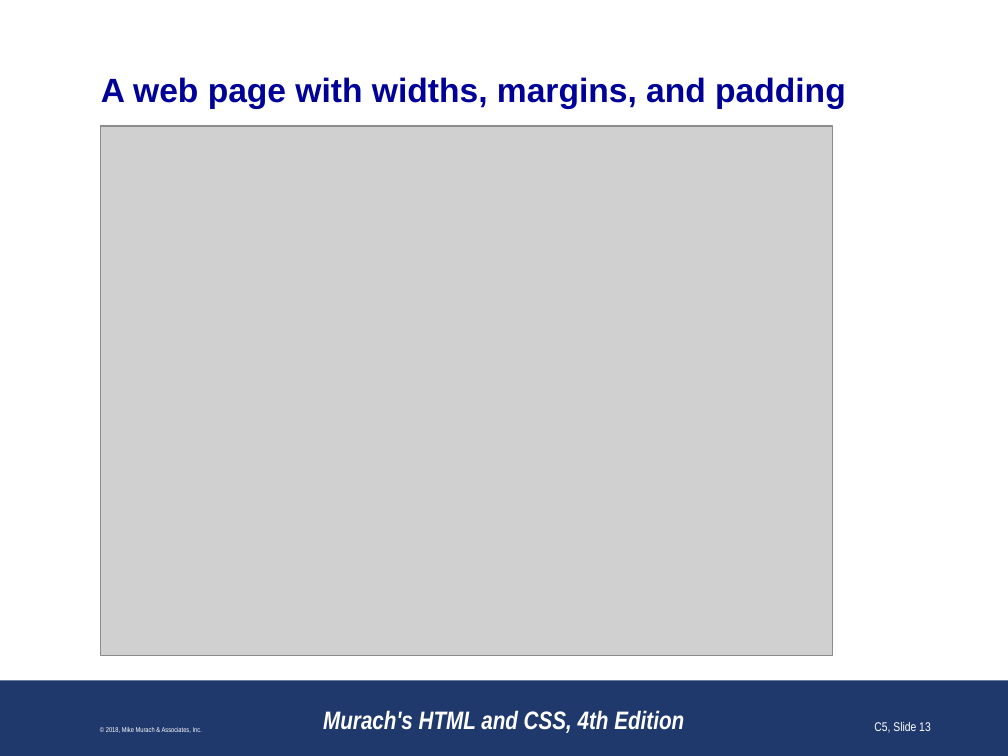
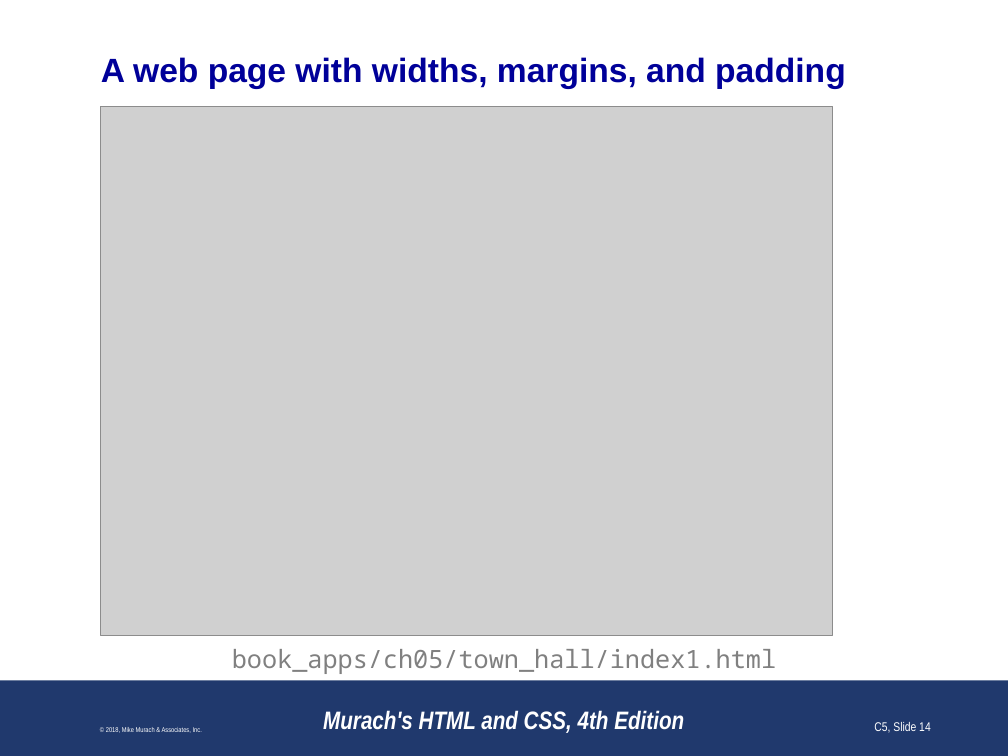
Before and after one commit to paulsmithkc/awd1000_base_lab_and_homework, a slide deck: slide 14 of murach_html_4e/slides/Chapter 5 slides (Revised).pptx (slide 13 before the commit). Drawn at 1008x756 pixels with LibreOffice and Linux fonts; fonts in the diff are those of the drawing; grey boxes stand for pictures; background and template pictures are left out. Boxes give left, top, right and bottom in pixels: in the first picture for what was removed or moved away, otherwise in the second. Text is boxed around its words. In the diff, an @@ line names an element or a change of style, - is before the commit and + after.

```diff
--- a/murach_html_4e/slides/Chapter 5 slides (Revised).pptx
+++ b/murach_html_4e/slides/Chapter 5 slides (Revised).pptx
@@ title "A web page with widths, ..." moved from (x1=101, y1=77, x2=846, y2=109) to (x1=101, y1=57, x2=846, y2=89) @@
@@ picture moved from (x1=101, y1=126, x2=833, y2=655) to (x1=101, y1=106, x2=833, y2=635) @@
@@ text added at (x1=232, y1=649, x2=776, y2=674), 18 pt, text #808080 @@
+book_apps/ch05/town_hall/index1.html
@@ page number at (x1=874, y1=722, x2=931, y2=733): text changed @@
-C5, Slide 13
+C5, Slide 14
```
Also in this commit, not shown: 27 other slides changed, 1 slide added, 2 slides removed.
